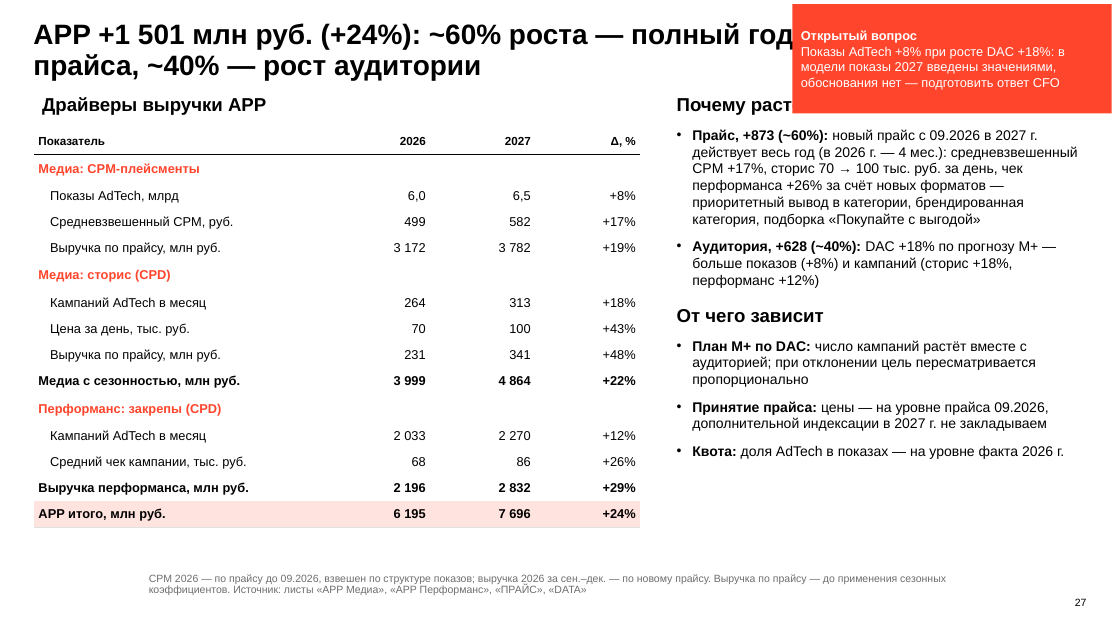
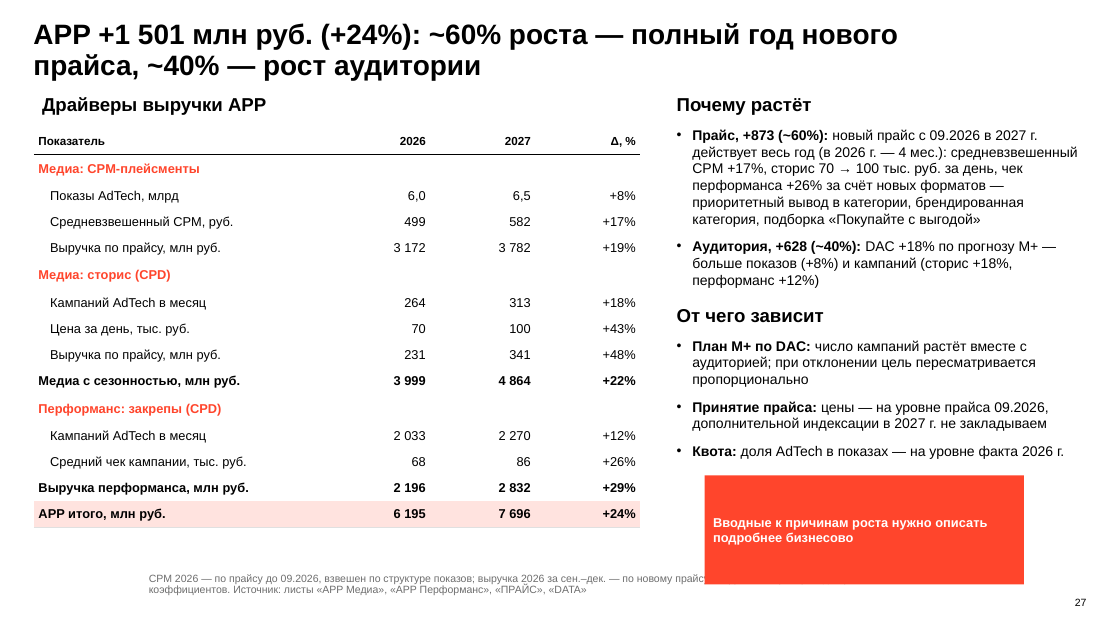
Before and after one commit to DenisMagnit/1, a slide deck: slide 27 of BU27_AdTech_final_deck_1016.pptx. Drawn at 1120x630 pixels with LibreOffice and Linux fonts; fonts in the diff are those of the drawing; background and template pictures are left out. Boxes give left, top, right and bottom in pixels: in the first picture for what was removed or moved away, otherwise in the second. Text is boxed around its words. In the diff, an @@ line names an element or a change of style, - is before the commit and + after.

```diff
--- a/BU27_AdTech_final_deck_1016.pptx
+++ b/BU27_AdTech_final_deck_1016.pptx
@@ rectangle removed at (792,4,1112,113) @@
-Открытый вопрос
-Показы AdTech +8% при росте DAC +18%: в модели показы 2027 введены значениями, обоснования нет — подготовить ответ CFO
@@ rectangle added at (705,476,1024,585), fill #FF452C, 11 pt, text #FFFFFF, bold @@
+Вводные к причинам роста нужно описать подробнее бизнесово
```
Also in this commit, not shown: 8 other slides changed.
